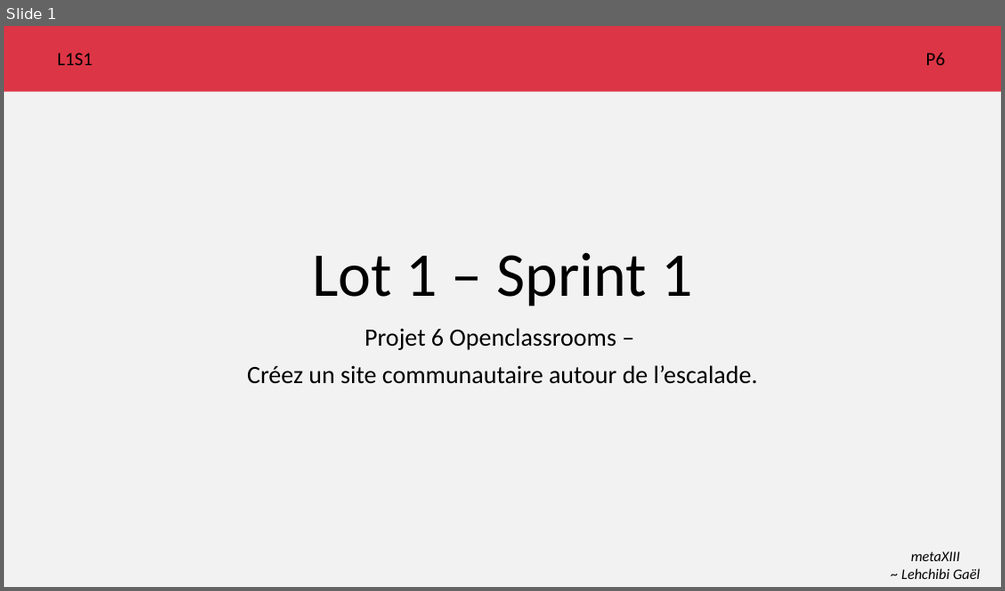
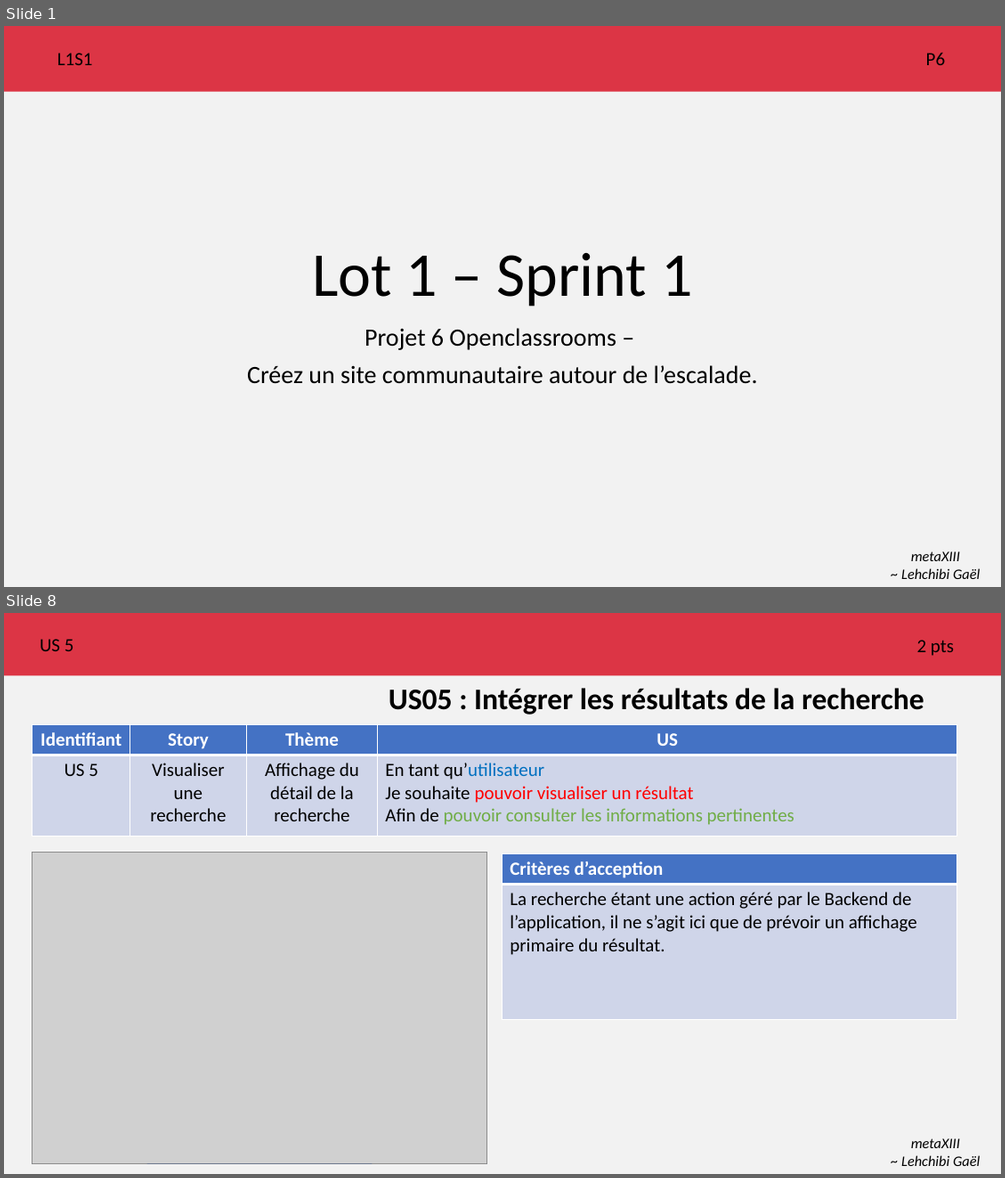
Before and after one commit to metaXIII/OC-java-P6, a slide deck: agile/Lot 1/Sprint 1/escalade.pptx. Shown one above the other, each under a label of ours: slide 1 before the commit, slides 1 and 8 after it; the slides between them are not shown. The pictures are 1005x591 and 1005x1178 pixels, drawn with LibreOffice and Linux fonts; fonts in the diff are those of the drawing; grey boxes stand for pictures. Boxes give left, top, right and bottom in pixels: in the first picture for what was removed or moved away, otherwise in the second. Text is boxed around its words. In the diff, an @@ line names an element or a change of style, - is before the commit and + after.

```diff
--- a/agile/Lot 1/Sprint 1/escalade.pptx
+++ b/agile/Lot 1/Sprint 1/escalade.pptx
@@ slide 8 added at (x1=4, y1=613, x2=1001, y2=1174), background #F2F2F2 @@
@@ rectangle added at (x1=4, y1=613, x2=1001, y2=676), fill #DC3545 @@
@@ text added at (x1=40, y1=639, x2=74, y2=651), 18 pt, text #000000 @@
+US 5
@@ text added at (x1=917, y1=640, x2=954, y2=656), 18 pt, text #000000 @@
+2 pts
@@ title added at (x1=388, y1=688, x2=924, y2=714), 28.8 pt, text #000000, bold @@
+US05 : Intégrer les résultats de la recherche
@@ table added at (x1=32, y1=724, x2=956, y2=835), 2 rows, 4 columns @@
+Identifiant | Story | Thème | US
+US 5 | Visualiser une recherche | Affichage du détail de la recherche | En tant qu’utilisateur / Je souhaite pouvoir visualiser un résultat / Afin de pouvoir consulter les informations pertinentes
@@ rectangle added at (x1=32, y1=852, x2=487, y2=1163), outline #325491 1 pt @@
@@ picture added at (x1=32, y1=852, x2=487, y2=1163) @@
@@ table added at (x1=502, y1=854, x2=957, y2=1019), 2 rows, 1 columns @@
+Critères d’acception
+La recherche étant une action géré par le Backend de l’application, il ne s’agit ici que de prévoir un affichage primaire du résultat.
@@ text added at (x1=901, y1=1138, x2=979, y2=1166), 14 pt, text #000000, italic @@
+metaXIII
+~ Lehchibi Gaël
```
Also in this commit, not shown: 4 slides changed, 6 other slides added, 1 slide removed.
